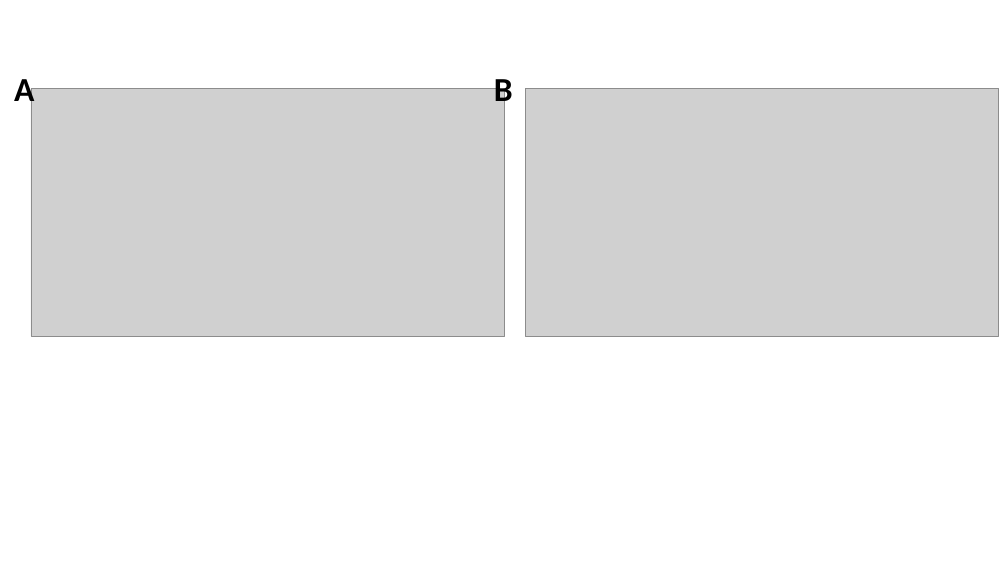
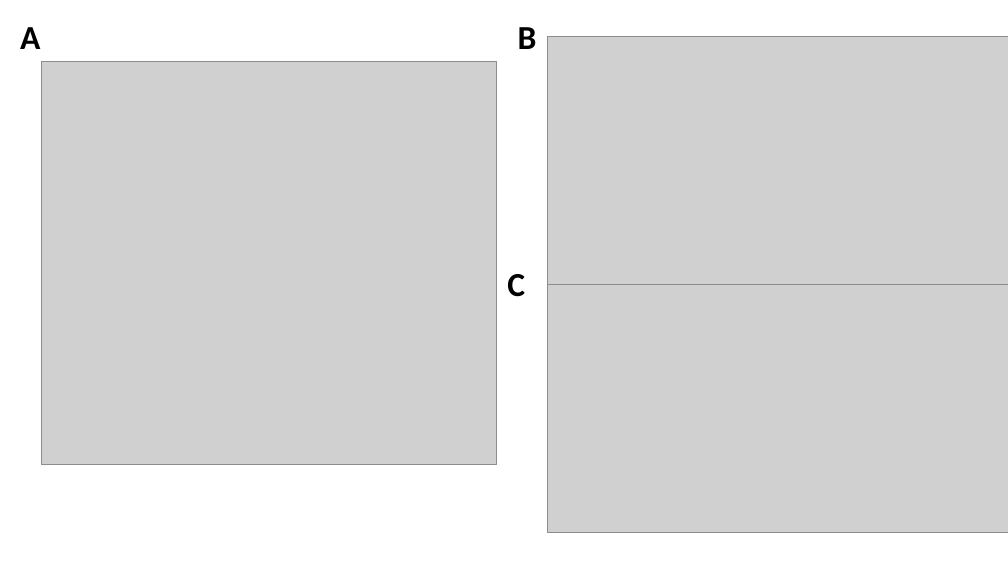
Before and after one commit to jbloomlab/SARS-CoV-2_lentiviral_pseudotype, a slide deck: slide 1 of figures/placeholder_neuts.pptx. Drawn at 1008x567 pixels with LibreOffice and Linux fonts; fonts in the diff are those of the drawing; grey boxes stand for pictures. Boxes give left, top, right and bottom in pixels: in the first picture for what was removed or moved away, otherwise in the second. Text is boxed around its words. In the diff, an @@ line names an element or a change of style, - is before the commit and + after.

```diff
--- a/figures/placeholder_neuts.pptx
+++ b/figures/placeholder_neuts.pptx
@@ text "A" rewrapped from [14,79,34,109] to [20,27,40,49] @@
@@ text "B" rewrapped from [494,73,513,109] to [518,27,537,49] @@
@@ picture: place and size @@
-picture at [31,88,504,337]
+picture at [547,37,1008,285]
@@ picture added at [42,61,496,464] @@
@@ text added at [507,274,525,297], 32 pt, text #000000, bold @@
+C
@@ picture: place and size @@
-picture at [526,88,999,337]
+picture at [547,285,1008,533]
```
Also in this commit, not shown: 3 other files.
